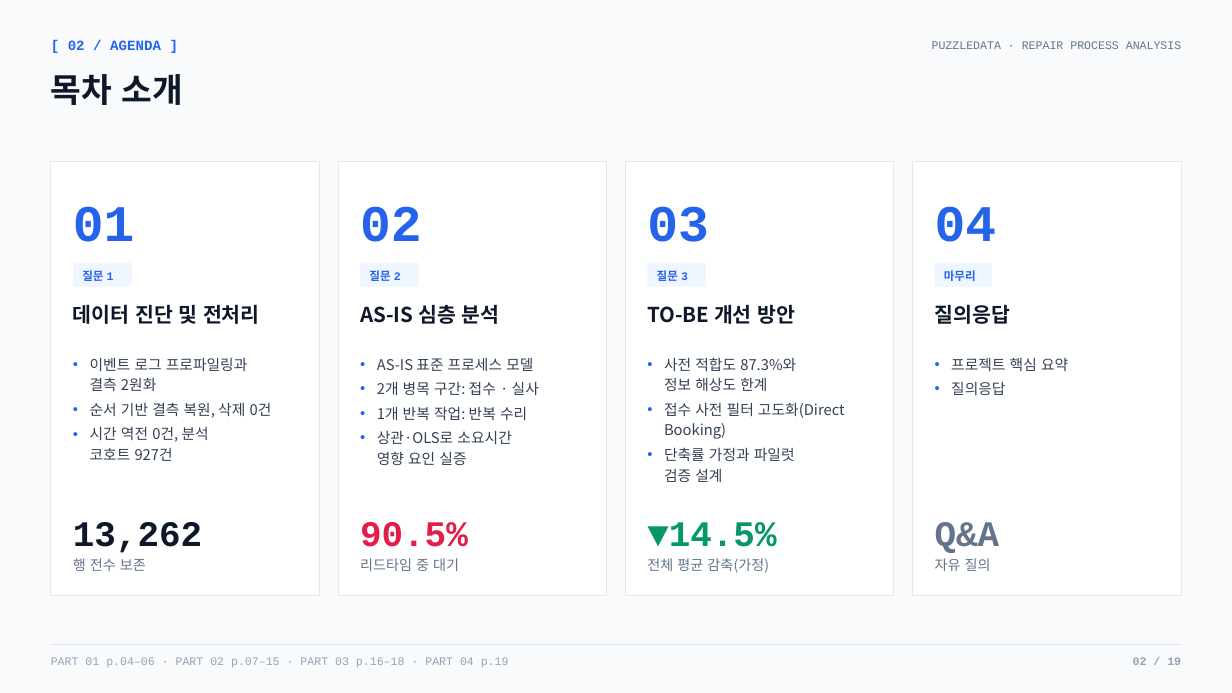
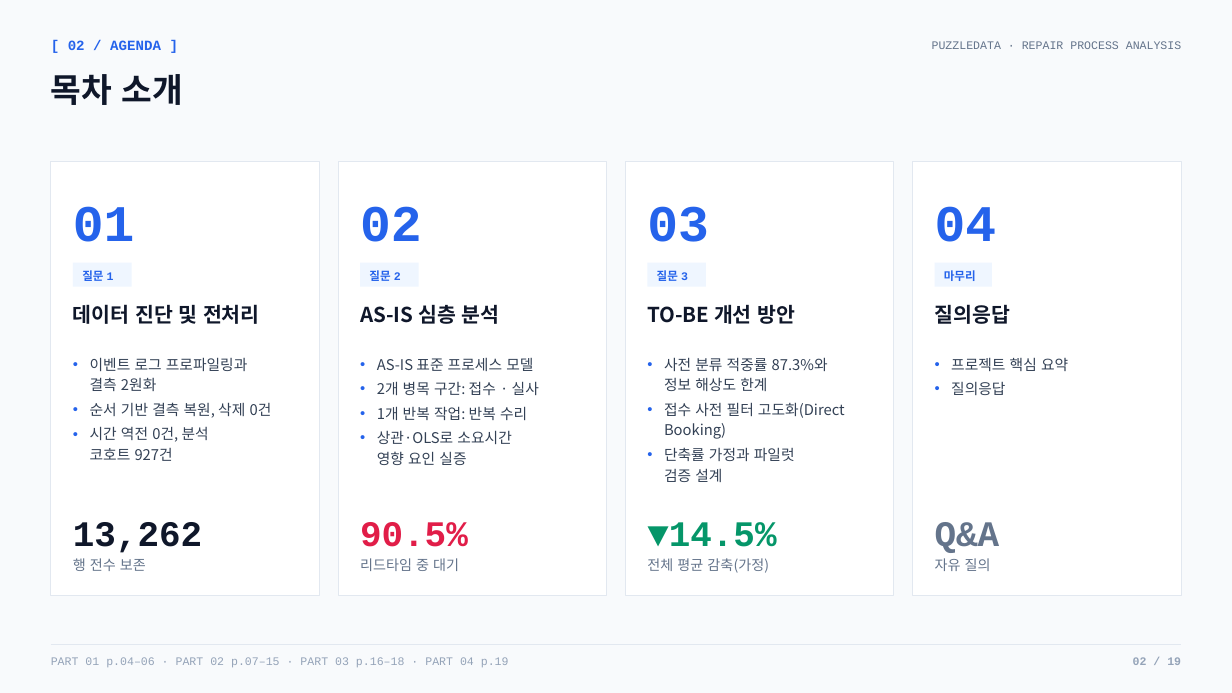
Before and after one commit to nus1245/puzzle_data, a slide deck: slide 2 of outputs/pptx/puzzledata_repair_report.pptx. Drawn at 1232x693 pixels with LibreOffice and Linux fonts; fonts in the diff are those of the drawing. Boxes give left, top, right and bottom in pixels: in the first picture for what was removed or moved away, otherwise in the second. Text is boxed around its words. In the diff, an @@ line names an element or a change of style, - is before the commit and + after.

```diff
--- a/outputs/pptx/puzzledata_repair_report.pptx
+++ b/outputs/pptx/puzzledata_repair_report.pptx
@@ text at bbox=[664, 357, 828, 391]: text changed @@
-• 사전 적합도 87.3%와
-  정보 해상도 한계
+• 사전 분류 적중률 87.3%와
+  정보 해상도 한계
```
Also in this commit, not shown: 2 other files.
